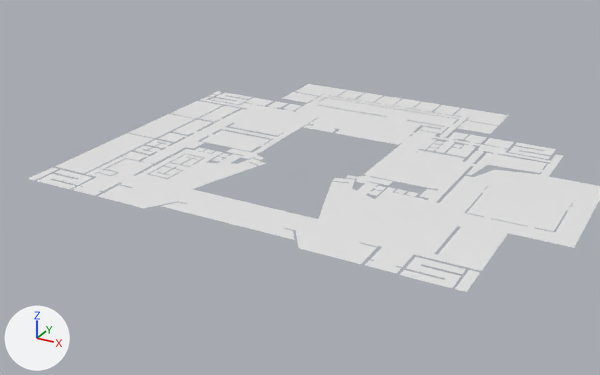
Renders of the Blender file Visual_charts/Examples/Vectorized_plans/vectorized_applied.blend from each side of a commit.
Rendered twice from a 50 mm lens placed at (2.32, -4.56, 1.99), pointed at (-0.07, -0.2, -0.19). Arrows for +X, +Y and +Z are at lower left; the lights stay in place.

The older version as bpy lines, for what is in view:
```python
me_plane = bpy.data.meshes.new('Plane')
me_plane.from_pydata([(-1.377, -1.042, 0.0), (-1.135, -1.042, 0.0), (-1.377, -0.339, 0.0), (-1.137, -0.339, 0.0)], [], [(0, 1, 3, 2)])
me_plane_003 = bpy.data.meshes.new('Plane.003')
me_plane_003.from_pydata([(-1.378, -0.329, 0.0), (-1.136, -0.328, 0.0), (-1.377, 0.142, 0.0), (-1.137, 0.143, 0.0)], [], [(0, 1, 3, 2)])
me_plane_004 = bpy.data.meshes.new('Plane.004')
me_plane_004.from_pydata([(-1.376, 0.153, 0.0), (-1.137, 0.151, 0.0), (-1.376, 0.507, 0.0), (-1.137, 0.507, 0.0)], [], [(0, 1, 3, 2)])
me_plane_007 = bpy.data.meshes.new('Plane.007')
me_plane_007.from_pydata(...)  # 742 vertices, 16 faces; spans x -1.37..1.73, y -1.26..1.33, z 0.0
me_plane_015 = bpy.data.meshes.new('Plane.015')
me_plane_015.from_pydata(...)  # 12 vertices, 1 face; spans x -0.13..0.132, y -0.105..0.105, z 0.0
me_plane_016 = bpy.data.meshes.new('Plane.016')
me_plane_016.from_pydata(...)  # 12 vertices, 1 face; spans x -0.13..0.132, y -0.105..0.105, z 0.0
ob_plane_002 = bpy.data.objects.new('Plane.002', me_plane)
ob_plane_002.location = (0.0, 0.0, 0.0)
ob_plane_003 = bpy.data.objects.new('Plane.003', me_plane_003)
ob_plane_003.location = (0.0, 0.0, 0.0)
ob_plane_004 = bpy.data.objects.new('Plane.004', me_plane_004)
ob_plane_004.location = (0.0, 0.0, 0.0)
ob_plane_007 = bpy.data.objects.new('Plane.007', me_plane_007)
ob_plane_007.location = (0.0, 0.0, 0.0)
ob_plane_015 = bpy.data.objects.new('Plane.015', me_plane_015)
ob_plane_015.location = (1.187, 0.684, 0.0)
ob_plane_015.scale = (1.0, -1.0, 1.0)
ob_plane_016 = bpy.data.objects.new('Plane.016', me_plane_016)
ob_plane_016.location = (1.187, -1.166, 0.0)
# also in view: 'Plane.001' at (-1.18, -1.16, 0.0)
```
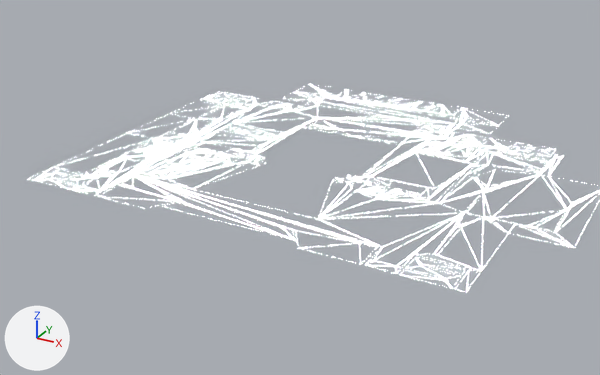
Where the newer file only moved an object's origin or applied its transform, the numbers keep the older frame.

Patch to the scene script:
```diff
--- a/Visual_charts/Examples/Vectorized_plans/vectorized_applied.blend.py
+++ b/Visual_charts/Examples/Vectorized_plans/vectorized_applied.blend.py
@@ mat_edge_emphasis @@
+mat_edge_emphasis = bpy.data.materials.new('Edge_emphasis')
+# nodes: BsdfTransparent, Emission, MixShader, OutputMaterial, Wireframe
+# colours: white #ffffff
@@ me_plane @@
 me_plane.from_pydata(...)  # 4 vertices, 1 face; spans x -1.377..-1.135, y -1.042..-0.339, z 0.0
+me_plane.materials.append(mat_edge_emphasis)
@@ me_plane_003 @@
 me_plane_003.from_pydata(...)  # 4 vertices, 1 face; spans x -1.378..-1.136, y -0.329..0.143, z 0.0
+me_plane_003.materials.append(mat_edge_emphasis)
@@ me_plane_004 @@
 me_plane_004.from_pydata(...)  # 4 vertices, 1 face; spans x -1.376..-1.137, y 0.151..0.507, z 0.0
+me_plane_004.materials.append(mat_edge_emphasis)
@@ me_plane_007 @@
 me_plane_007.from_pydata(...)  # 742 vertices, 16 faces; spans x -1.37..1.73, y -1.26..1.33, z 0.0
 # used by ob_plane_007; location = (0.0, 0.0, 0.0)
+# me_plane_007 part 1: 16 faces spanning x -1.37..1.73, y -1.26..1.33, z 0.0 switch from no material to mat_edge_emphasis
@@ me_plane_015 @@
 me_plane_015.from_pydata(...)  # 12 vertices, 1 face; spans x -0.13..0.132, y -0.105..0.105, z 0.0
 # used by ob_plane_015; location = (1.187, 0.684, 0.0); scale = (1.0, -1.0, 1.0)
+# me_plane_015 part 2: the whole mesh is mirrored in y about its middle, then moved by (1.187, 0.685, 0.0)
@@ ob_plane_015 @@
 ob_plane_015 = bpy.data.objects.new('Plane.015', me_plane_015)
-ob_plane_015.location = (1.187, 0.684, 0.0)
+ob_plane_015.location = (0.0, 0.0, 0.0)
 ob_plane_015.scale = (1.0, -1.0, 1.0)
```

Boxes [x1, y1, x2, y2] around the edits, measured in the pictures (600 x 375 px):
'Plane.002', recoloured
    both: [55, 133, 153, 174]
'Plane.003', recoloured
    both: [128, 114, 194, 138]
'Plane.004', recoloured
    both: [170, 101, 223, 118]
'Plane.015', mesh mirrored, moved
    before: [509, 143, 556, 159]
    after: [509, 143, 555, 159]
part 1 of me_plane_007, recoloured
    before: [72, 84, 600, 273]
    after: [72, 85, 600, 273]
'Plane.016', unchanged, covered by the edit
    before: [400, 257, 466, 288]
    after: [401, 257, 464, 288]
